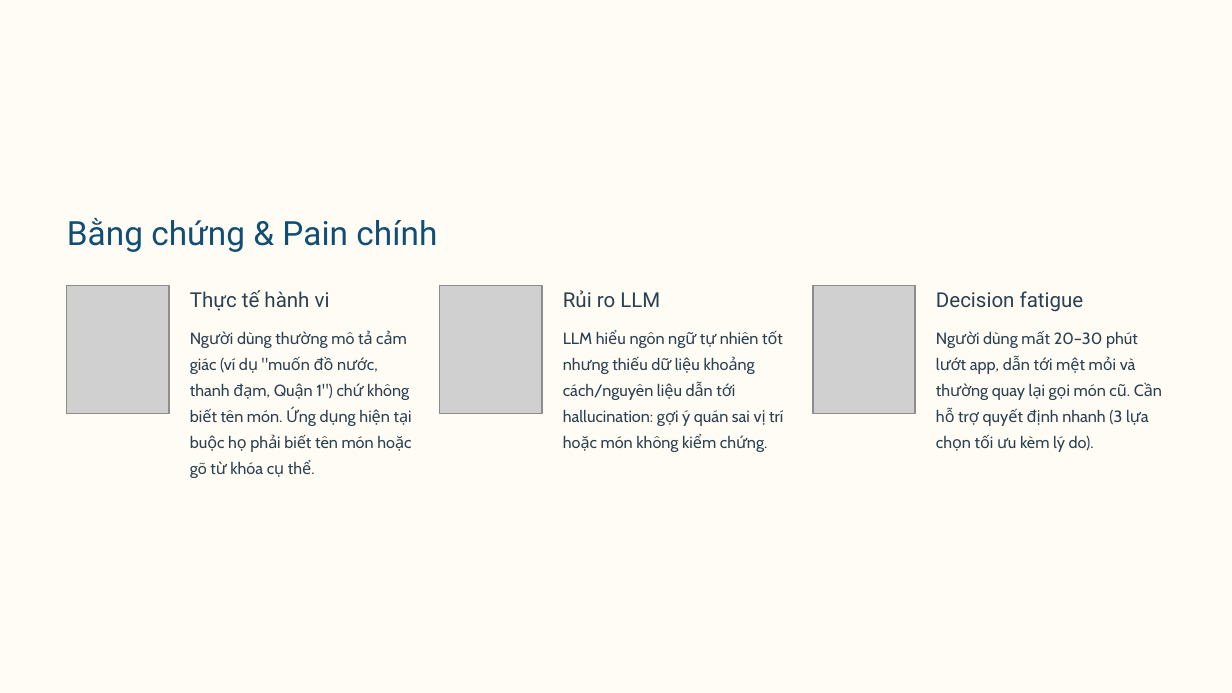
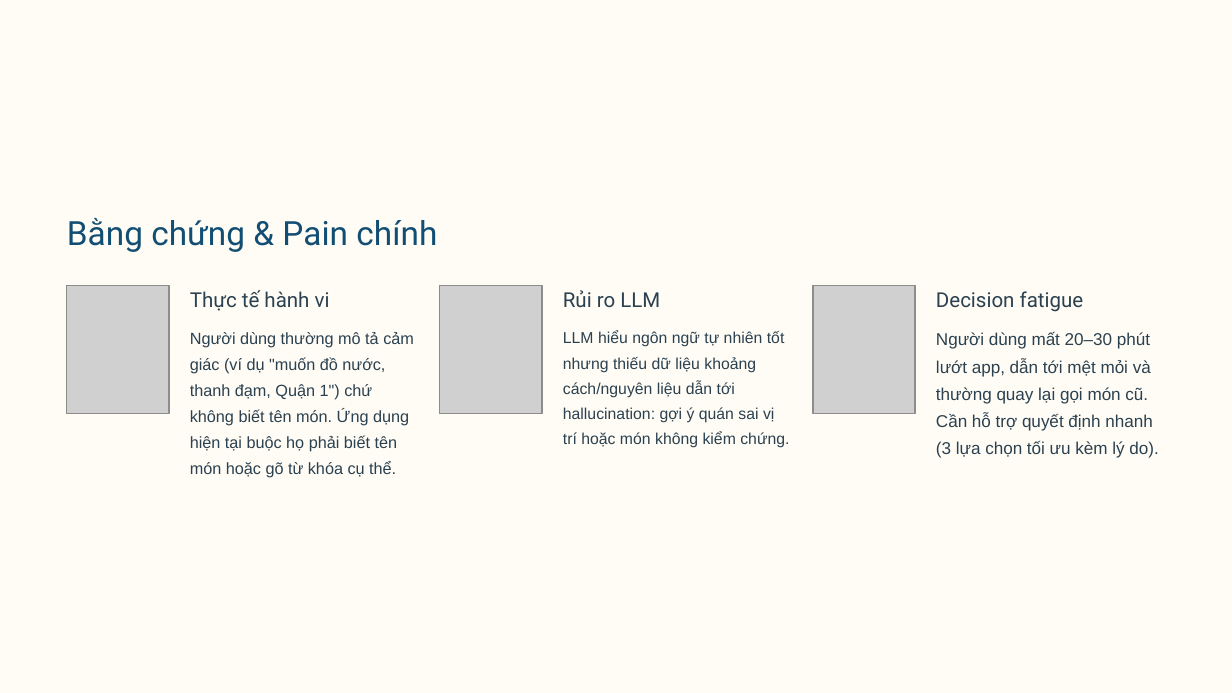
Before and after one commit to mchienn/Day06-C401-E6, a slide deck: slide 2 of SPEC-san-pham-AI-Goi-Y-Mon-An-AI-Food-Recommendation.pptx. Drawn at 1232x693 pixels with LibreOffice and Linux fonts; fonts in the diff are those of the drawing; grey boxes stand for pictures; background and template pictures are left out. Boxes give left, top, right and bottom in pixels: in the first picture for what was removed or moved away, otherwise in the second. Text is boxed around its words. In the diff, an @@ line names an element or a change of style, - is before the commit and + after.

Commit message:
slide

```diff
--- a/SPEC-san-pham-AI-Goi-Y-Mon-An-AI-Food-Recommendation.pptx
+++ b/SPEC-san-pham-AI-Goi-Y-Mon-An-AI-Food-Recommendation.pptx
@@ text "Người dùng thường mô tả ..." at [190,332,414,477]: font Cabin to Arial @@
@@ text "LLM hiểu ngôn ngữ tự ..." at [563,331,789,448]: size 9.5 to 9.2 pt, font Cabin to Arial @@
@@ text "Người dùng mất 20–30 phút ..." at [936,332,1158,458]: size 9.5 to 10 pt, font Cabin to Arial @@
```
Also in this commit, not shown: 7 other slides changed.
